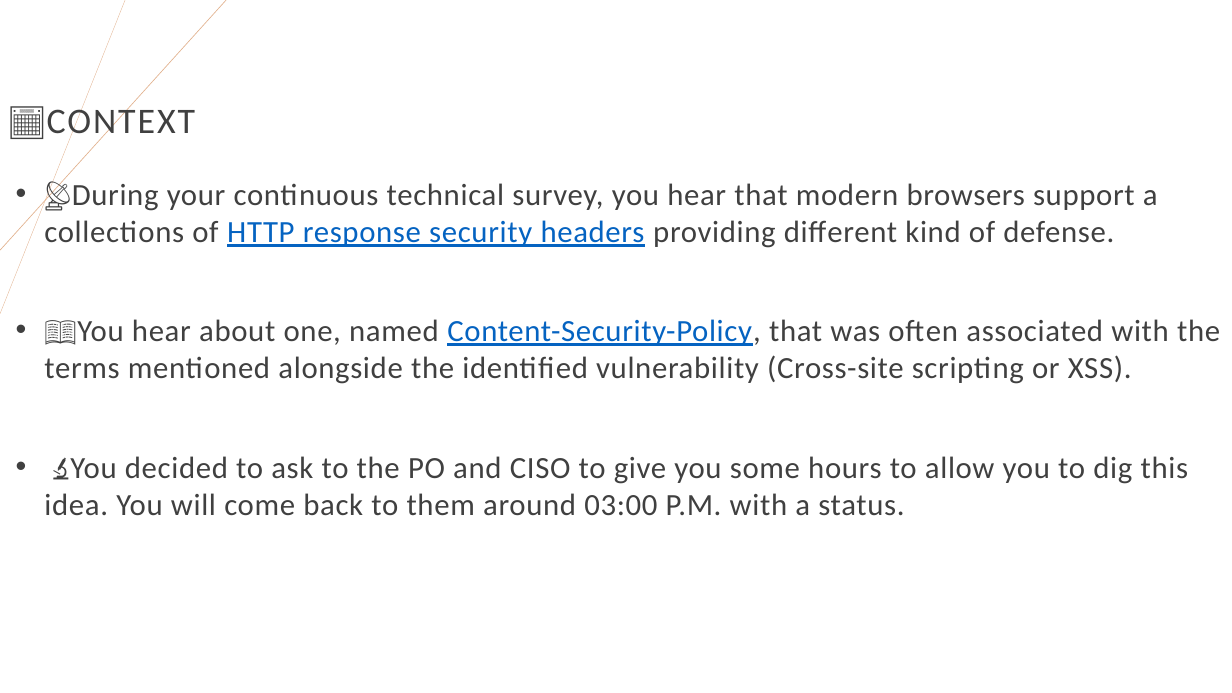
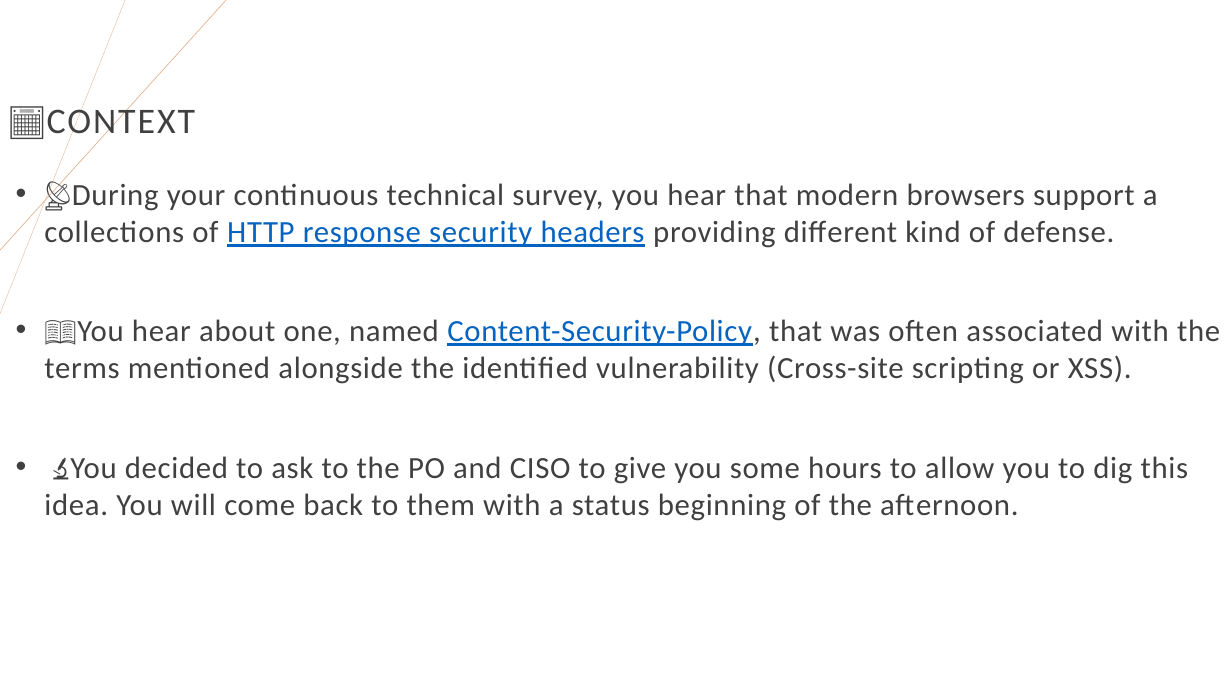
Before and after one commit to righettod/voxxeddays-lux-2024, a slide deck: slide 6 of presentation.pptx. Drawn at 1232x693 pixels with LibreOffice and Linux fonts; fonts in the diff are those of the drawing. Boxes give left, top, right and bottom in pixels: in the first picture for what was removed or moved away, otherwise in the second. Text is boxed around its words. In the diff, an @@ line names an element or a change of style, - is before the commit and + after.

Commit message:
Dry run 2

```diff
--- a/presentation.pptx
+++ b/presentation.pptx
@@ text at [44,456,1189,521]: text changed @@
-• 🔬You decided to ask to the PO and CISO to give you some hours to allow you to dig this idea. You will come back to them around 03:00 P.M. with a status.
+• 🔬You decided to ask to the PO and CISO to give you some hours to allow you to dig this idea. You will come back to them with a status beginning of the afternoon.
```
